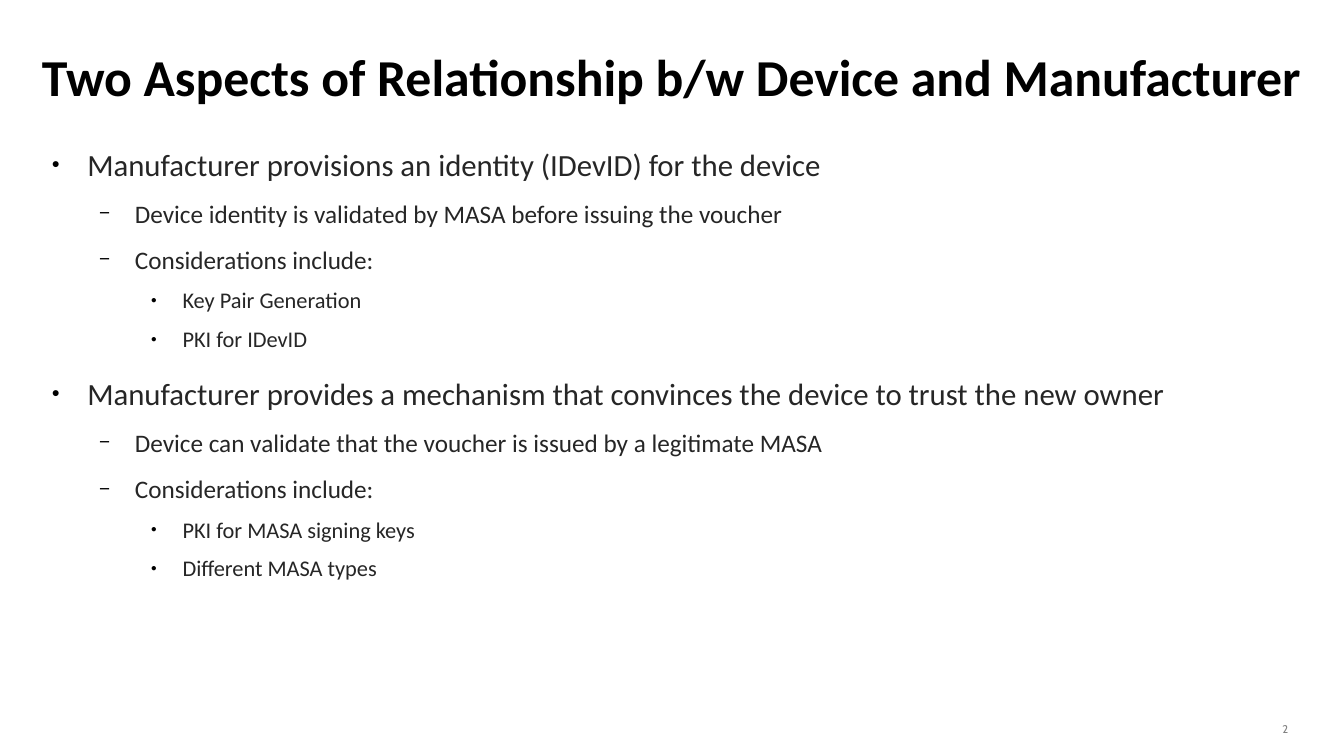
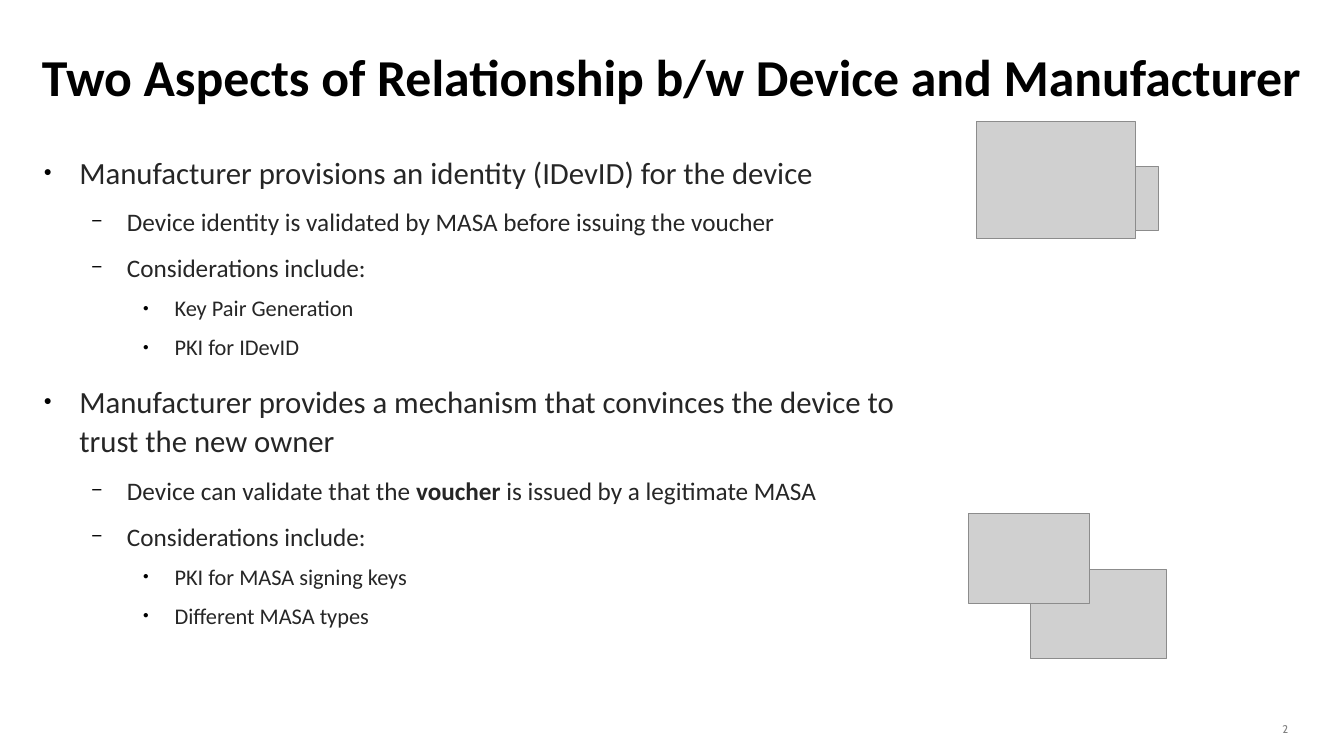
Before and after one commit to mcr/masa-operational-considerations, a slide deck: slide 2 of presentations/slides-anima-ietf107-masa-considerations.odp. Drawn at 1344x756 pixels with LibreOffice and Linux fonts; fonts in the diff are those of the drawing; grey boxes stand for pictures. Boxes give left, top, right and bottom in pixels: in the first picture for what was removed or moved away, otherwise in the second. Text is boxed around its words. In the diff, an @@ line names an element or a change of style, - is before the commit and + after.

```diff
--- a/presentations/slides-anima-ietf107-masa-considerations.odp
+++ b/presentations/slides-anima-ietf107-masa-considerations.odp
@@ picture added at (977,122,1137,238) @@
@@ text "Manufacturer provisions an identity (IDevID) ...": place and size @@
-text "Manufacturer provisions an identity (IDevID) ..." at (87,153,1164,580)
+text "Manufacturer provisions an identity (IDevID) ..." at (79,161,894,628)
@@ picture added at (1096,166,1159,230) @@
@@ text at (127,482,816,505): bold on in "voucher" @@
@@ picture added at (969,513,1091,603) @@
@@ picture added at (1030,570,1167,659) @@
```
Also in this commit, not shown: 10 other slides changed, 2 other files.
